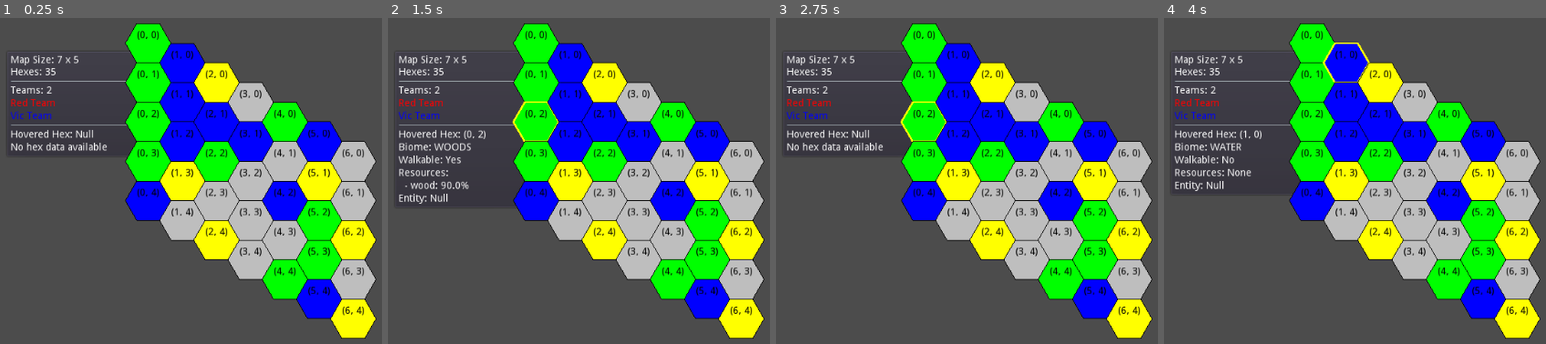
Above: before the commit, frames 1-4 (left to right).
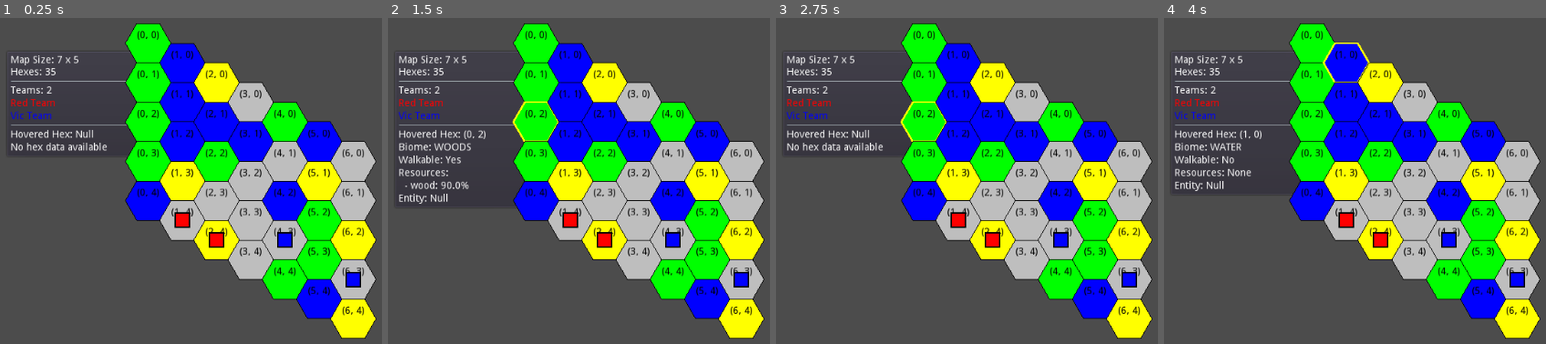
Above: after the commit, the same moments.

Repository: vgMonky/hexa_survival
Game: Godot game, scene res://hex_survival/main.tscn
The game is run twice, just before and just after one commit, with the same random seed, the same clock (stepped at 60 frames per second) and the same inputs.
Inputs (mouse positions are in pixels of both pictures, inside the frame that each line leads up to):
- Up to frame 1 (0.25 s): no input
- Up to frame 2 (1.5 s): tap Enter at 0.5 s; drag from (536, 44) to (536, 161) at 0.52 s; tap Space at 1.25 s; drag from (536, 83) to (536, 200) at 1.27 s
- Up to frame 3 (2.75 s): tap Enter at 2 s; move the mouse to (924, 122) at 2.02 s; click (924, 122) at 2.17 s
- Up to frame 4 (4 s): tap Space at 2.75 s; drag from (1312, 161) to (1347, 63) at 2.77 s; tap Enter at 3.5 s; drag from (1312, 200) to (1347, 63) at 3.52 s

The runs differ from the first frame. In frame 1, 0.8% of the frame differs, in the area x 45-95%, y 59-83%; in frame 2, 0.8%; in frame 3, 0.8%; in frame 4, 0.8%.

Commit message:
character system added

Diff:
--- a/hex_survival/game/state/game_state.gd
+++ b/hex_survival/game/state/game_state.gd
@@ -1,3 +1,4 @@
+# game/state/game_state.gd
 class_name GameState
 extends Reference
 
@@ -13,7 +14,7 @@
 }
 
 var entities: Dictionary = {
-	"characters": {},  # id -> {health, team, equipment}
+	"characters": {},  # id -> {health, team, position, equipment}
 }
 
 var turn_data: Dictionary = {
--- a/hex_survival/game/state/state_manager.gd
+++ b/hex_survival/game/state/state_manager.gd
@@ -11,6 +11,7 @@
 var team_system: TeamSystem = TeamSystem.new()
 var map_system: MapSystem = MapSystem.new()
 var biome_system: BiomeSystem = BiomeSystem.new()
+var character_system: CharacterSystem = CharacterSystem.new()
 
 func initialize(width: int, height: int) -> void:
    randomize()
@@ -42,9 +43,22 @@
 func _process_event(event: Dictionary) -> Dictionary:
 	match event.type:
 		"add_team":
-			return team_system.process_event(current_state, event)
+			# First create the team
+			var team_result = team_system.process_event(current_state, event)
+			if team_result.empty():
+				return {}
+
+			# Apply team changes to get an updated state before creating characters
+			var team_state = _apply_changes(team_result)
+			if team_state:
+				current_state = team_state
+
+			# Now create the characters with the updated state
+			return character_system.process_event(current_state, event)
+
+		"add_character":
+			return character_system.process_event(current_state, event)
 		"generate_map":
-			# Chain the systems: MapSystem creates structure, BiomeSystem applies biomes
 			var map_result = map_system.process_event(current_state, event)
 			if map_result.empty():
 				return {}
@@ -65,7 +79,22 @@
 		"add_team":
 			new_state.teams.team_data[changes.team_name] = {"color": changes.team_color}
 			new_state.teams.members[changes.team_name] = []
-			print("Teams after addition: ", new_state.teams.team_data.keys())
+
+		"add_team_characters":
+			# Ensure team exists
+			if not new_state.teams.team_data.has(changes.team_name):
+				push_error("Team does not exist: " + changes.team_name)
+				return null
+
+			# Add characters to entities and team members
+			for char_id in changes.characters:
+				new_state.entities.characters[char_id] = changes.characters[char_id]
+				new_state.teams.members[changes.team_name].append(char_id)
+
+			# Update hex entities
+			for char_pos in changes.character_positions:
+				new_state.map_data.hexes[char_pos.position].entity = char_pos.character_id
+
 		"generate_map":
 			new_state.map_data.width = changes.width
 			new_state.map_data.height = changes.height
--- /dev/null
+++ b/hex_survival/game/systems/character_system.gd
@@ -0,0 +1,119 @@
+# game/systems/character_system.gd
+class_name CharacterSystem
+extends BaseSystem
+
+class Character:
+	var id: String
+	var team: String
+	var position: Vector2
+	var max_life: int = 10
+	var current_life: int = 10
+	var equipment: Array = []
+
+	func _init(char_id: String, team_name: String, pos: Vector2) -> void:
+		id = char_id
+		team = team_name
+		position = pos
+		current_life = max_life
+
+	func to_dict() -> Dictionary:
+		return {
+			"id": id,
+			"team": team,
+			"position": position,
+			"max_life": max_life,
+			"current_life": current_life,
+			"equipment": equipment
+		}
+
+	static func from_dict(data: Dictionary) -> Character:
+		var character = Character.new(data.id, data.team, data.position)
+		character.current_life = data.get("current_life", character.max_life)
+		character.equipment = data.get("equipment", [])
+		return character
+
+const CHARACTER_CONFIG = {
+	"max_life": 10
+}
+
+func process_event(current_state: GameState, event: Dictionary) -> Dictionary:
+	match event.type:
+		"add_character":
+			return _validate_and_create_character(current_state, event)
+		"add_team": # Handle character creation for new team
+			return _create_team_characters(current_state, event)
+	return {}
+
+func _validate_and_create_character(state: GameState, event: Dictionary) -> Dictionary:
+	# Validate position is within map bounds
+	if not state.map_data.hexes.has(event.position):
+		push_error("Invalid position for character")
+		return {}
+
+	# Check if hex is walkable
+	var hex_data = state.map_data.hexes[event.position]
+	if not hex_data.biome_data.walkable:
+		push_error("Cannot place character on non-walkable hex")
+		return {}
+
+	# Check if hex is occupied
+	if hex_data.entity != null:
+		push_error("Hex already occupied")
+		return {}
+
+	var character = Character.new(event.character_id, event.team, event.position)
+
+	# Create character data
+	return {
+		"type": "add_character",
+		"character_id": character.id,
+		"team": character.team,
+		"position": character.position,
+		"life": character.current_life,
+		"equipment": character.equipment
+	}
+
+func _create_team_characters(state: GameState, event: Dictionary) -> Dictionary:
+	# Find valid starting position for characters
+	var valid_positions = _find_valid_positions(state, 2) # 2 characters per team
+	if valid_positions.empty():
+		push_error("No valid positions for team characters")
+		return {}
+
+	var characters = {}
+	var character_positions = []
+	for i in range(2): # Create 2 characters per team
+		var character_id = str(event.team_name) + "_char_" + str(i)
+		var character = Character.new(character_id, event.team_name, valid_positions[i])
+		characters[character_id] = character.to_dict()
+		character_positions.append({
+			"character_id": character_id,
+			"position": valid_positions[i]
+		})
+
+	return {
+		"type": "add_team_characters",
+		"team_name": event.team_name,
+		"characters": characters,
+		"character_positions": character_positions
+	}
+
+func _find_valid_positions(state: GameState, count: int) -> Array:
+	var valid_positions = []
+	var all_valid = []
+
+	# First collect all valid positions
+	for hex_pos in state.map_data.hexes.keys():
+		var hex_data = state.map_data.hexes[hex_pos]
+		if hex_data.biome_data.walkable and hex_data.entity == null:
+			all_valid.append(hex_pos)
+
+	# Randomize selection
+	randomize()
+	all_valid.shuffle()
+
+	# Take the first 'count' positions
+	for i in range(min(count, all_valid.size())):
+		valid_positions.append(all_valid[i])
+
+	return valid_positions
--- /dev/null
+++ b/hex_survival/view/map/character_view.gd
@@ -0,0 +1,20 @@
+# view/map/character_view.gd
+class_name CharacterView
+extends Node2D
+
+const CHARACTER_SIZE = 20
+
+var character_data: Dictionary
+var team_color: Color
+
+func _init(char_data: Dictionary, color: Color) -> void:
+	character_data = char_data
+	team_color = color
+	z_index = 1  # Make sure characters render above hexes
+
+func _draw() -> void:
+	# Draw character as a colored rectangle
+	var rect_size = Vector2(CHARACTER_SIZE, CHARACTER_SIZE)
+	var rect_pos = -rect_size / 2
+	draw_rect(Rect2(rect_pos, rect_size), team_color)
+	draw_rect(Rect2(rect_pos, rect_size), Color.black, false, 2.0)
--- a/hex_survival/view/map/hex_location.gd
+++ b/hex_survival/view/map/hex_location.gd
@@ -1,4 +1,4 @@
-# hex_survival/view/map/hex_location.gd
+# view/map/hex_location.gd
 class_name HexLocation
 extends Area2D
 
@@ -29,17 +29,19 @@
 	# Draw the hex shape with biome color
 	var color = biome_data.get("color", Color.gray)
 	draw_colored_polygon(points, color)
+
 	# Draw the hex border
 	if is_hovered:
 		draw_polyline(points + [points[0]], Color.yellow, 3.0)
 	else:
 		draw_polyline(points + [points[0]], Color.black, 1.0)
-	# Draw the hex coordinates as text in the center
-	var text = str(hex_pos)
+
+	# Draw coordinates
+	var coords_text = str(hex_pos)
 	var font = Control.new().get_font("font")
-	var text_size = font.get_string_size(text)
-	var text_pos = -text_size / 2
-	draw_string(font, text_pos, text, Color.black)
+	var coords_size = font.get_string_size(coords_text)
+	var coords_pos = -coords_size / 2
+	draw_string(font, coords_pos, coords_text, Color.black)
 
 func _get_hex_points() -> Array:
 	var points = []
--- a/hex_survival/view/map/map_view.gd
+++ b/hex_survival/view/map/map_view.gd
@@ -1,8 +1,10 @@
+# view/map/map_view.gd
 class_name MapView
 extends Node2D
 
 var state_manager: StateManager
 var hex_locations = {}
+var character_views = {}
 var camera: Camera2D
 var zoom_level: float = 1.0
 const MIN_ZOOM: float = 0.5
@@ -23,10 +25,15 @@
 	_center_camera()
 
 func _create_visual_map() -> void:
+	# Clear existing hexes and characters
 	for hex in hex_locations.values():
 		hex.queue_free()
+	for character in character_views.values():
+		character.queue_free()
 	hex_locations.clear()
+	character_views.clear()
 
+	# Create hexes first (they'll be on the bottom layer)
 	for q in range(state_manager.current_state.map_data.width):
 		for r in range(state_manager.current_state.map_data.height):
 			var hex = HexLocation.new()
@@ -38,6 +45,15 @@
 			var hex_data = state_manager.current_state.map_data.hexes[pos]
 			hex.initialize(pos, hex_data)
 			hex_locations[pos] = hex
+
+	# Create character views on top
+	for char_id in state_manager.current_state.entities.characters:
+		var char_data = state_manager.current_state.entities.characters[char_id]
+		var team_data = state_manager.current_state.teams.team_data[char_data.team]
+		var char_view = CharacterView.new(char_data, team_data.color)
+		add_child(char_view)
+		char_view.position = _get_hex_position(char_data.position)
+		character_views[char_id] = char_view
 
 func _get_hex_position(pos: Vector2) -> Vector2:
 	return Vector2(
--- a/project.godot
+++ b/project.godot
@@ -18,6 +18,16 @@
 "class": "BiomeSystem",
 "language": "GDScript",
 "path": "res://hex_survival/game/systems/biome_system.gd"
+}, {
+"base": "BaseSystem",
+"class": "CharacterSystem",
+"language": "GDScript",
+"path": "res://hex_survival/game/systems/character_system.gd"
+}, {
+"base": "Node2D",
+"class": "CharacterView",
+"language": "GDScript",
+"path": "res://hex_survival/view/map/character_view.gd"
 }, {
 "base": "Reference",
 "class": "GameState",
@@ -62,6 +72,8 @@
 _global_script_class_icons={
 "BaseSystem": "",
 "BiomeSystem": "",
+"CharacterSystem": "",
+"CharacterView": "",
 "GameState": "",
 "HexLocation": "",
 "InfoUI": "",
